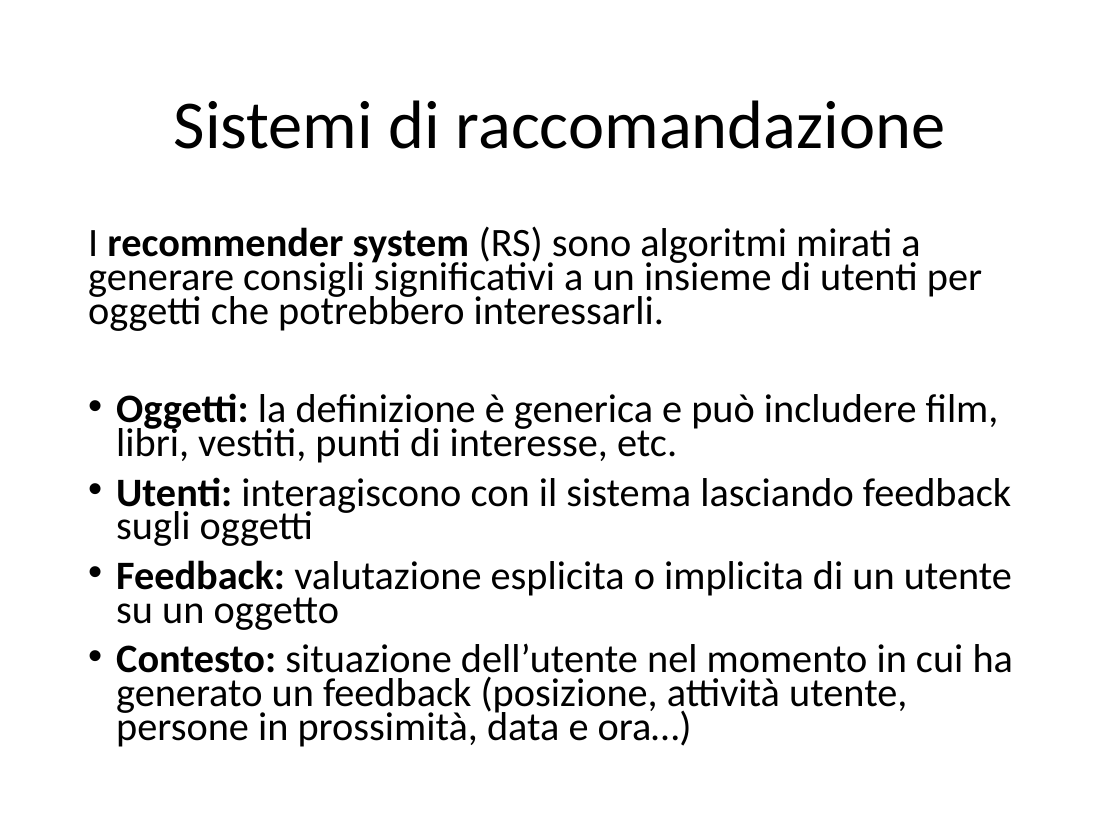
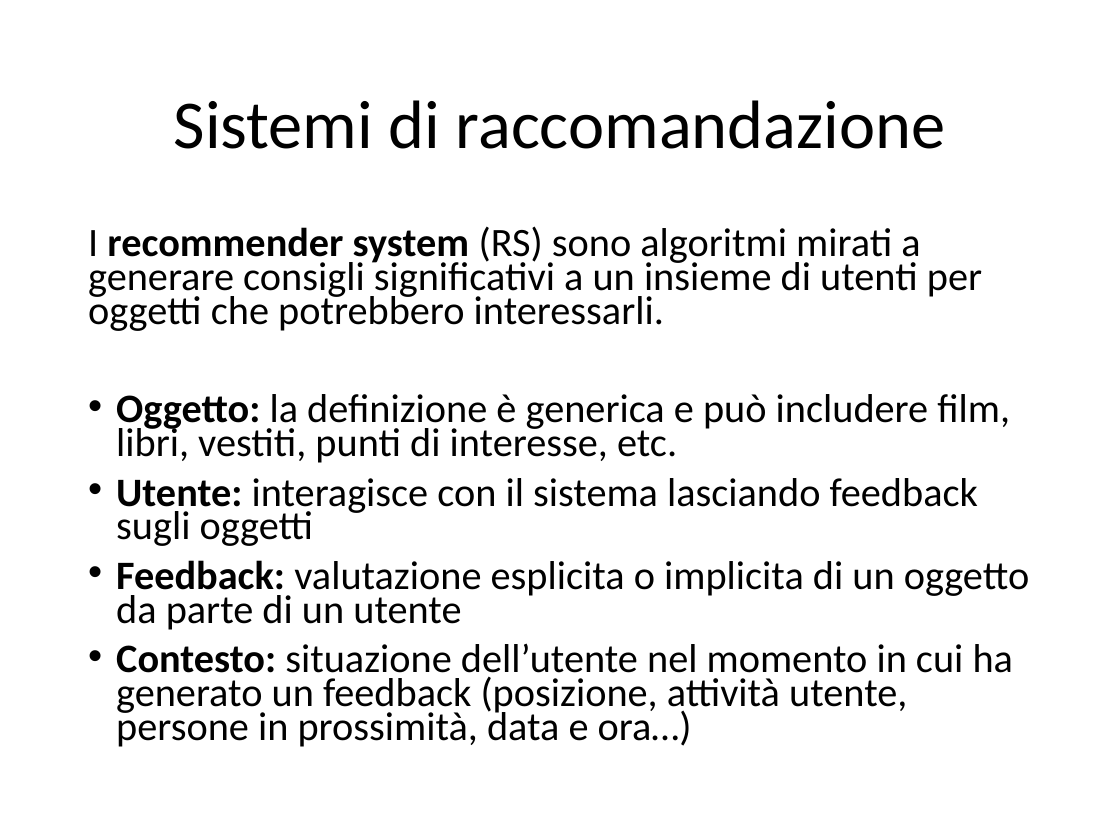
Before and after one commit to CriptHunter/tesi, a slide deck: slide 2 of presentazione/presentazione.pptx. Drawn at 1120x840 pixels with LibreOffice and Linux fonts; fonts in the diff are those of the drawing. Boxes give left, top, right and bottom in pixels: in the first picture for what was removed or moved away, otherwise in the second. Text is boxed around its words. In the diff, an @@ line names an element or a change of style, - is before the commit and + after.

```diff
--- a/presentazione/presentazione.pptx
+++ b/presentazione/presentazione.pptx
@@ text at <box>116,394,1030,630</box>: text changed @@
-• Oggetti: la definizione è generica e può includere film, libri, vestiti, punti di interesse, etc.
-• Utenti: interagiscono con il sistema lasciando feedback sugli oggetti
-• Feedback: valutazione esplicita o implicita di un utente su un oggetto
+• Oggetto: la definizione è generica e può includere film, libri, vestiti, punti di interesse, etc.
+• Utente: interagisce con il sistema lasciando feedback sugli oggetti
+• Feedback: valutazione esplicita o implicita di un oggetto da parte di un utente
```
Also in this commit, not shown: 8 other slides changed, 1 slide added.
